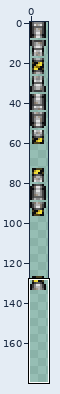
A sprite sheet gets an edit: Content/Tiles/Furniture/MoonBase/MoonBaseBulkheadClosed.png. The first picture is a wide view before the edit; the outline marks the close-up.
Close-up. Before:
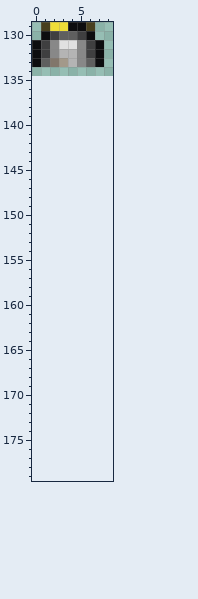
The file is 18x270 pixels, drawn in blocks of 2x2; one block is one cell here. Shown: x 0..8, y 129..179. The old version is drawn lined up with the new one, on the new canvas.
After:
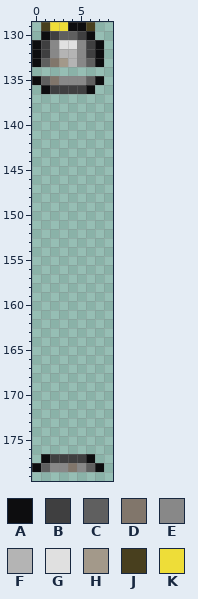
Palette (. is transparent): A #0d0d0f  B #3f3f40  C #5f5f5f  D #81766b  E #888888  F #b4b4b4  G #e0e0e0  H #a3998a  J #483f1e  K #eedd38
Difference:
canvas 9x135 -> 9x180
There is now colour A in row 135 at x 0 and 7; in row 136 at x 1 and 6; in row 177 at x 1 and 6; in row 178 at x 0 and 7.
There is now colour B in row 136 at x 2 to 5; in row 177 at x 2 to 5.
There is now colour C in row 135 at x 1 and 6; in row 178 at x 1 and 6.
There is now colour D in row 135 at x 2; in row 178 at x 4.
There is now colour E in row 135 at x 3 to 5; in row 178 at x 2 to 3 and 5.
Changed places in both close-ups, as pixel boxes (x1, y1, x2, y2):
added: (32, 76, 104, 94)
added: (32, 454, 104, 472)
